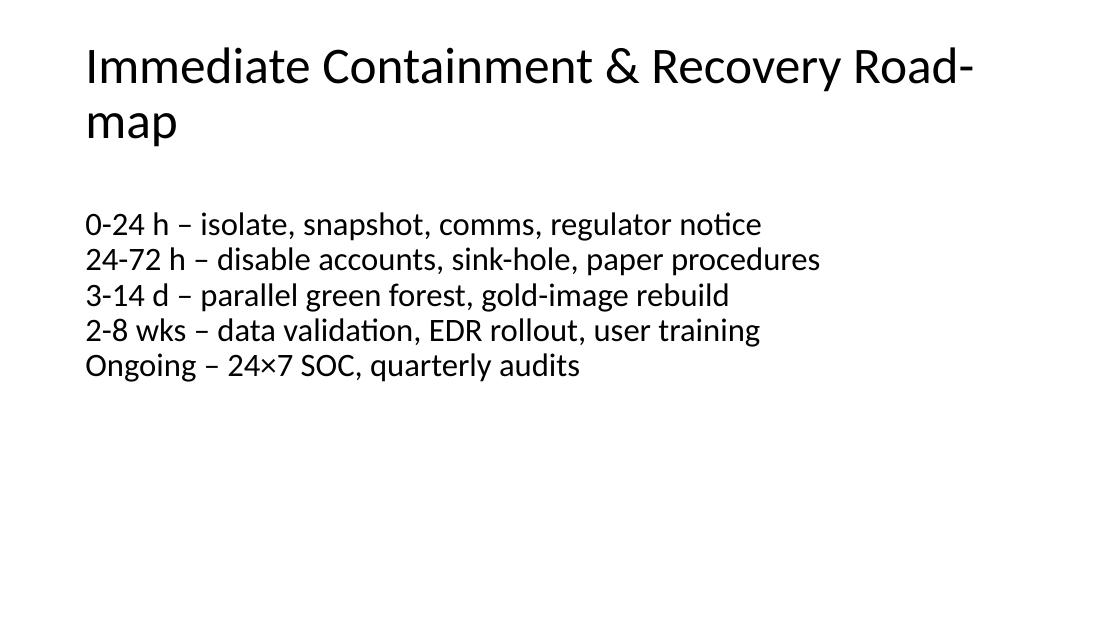
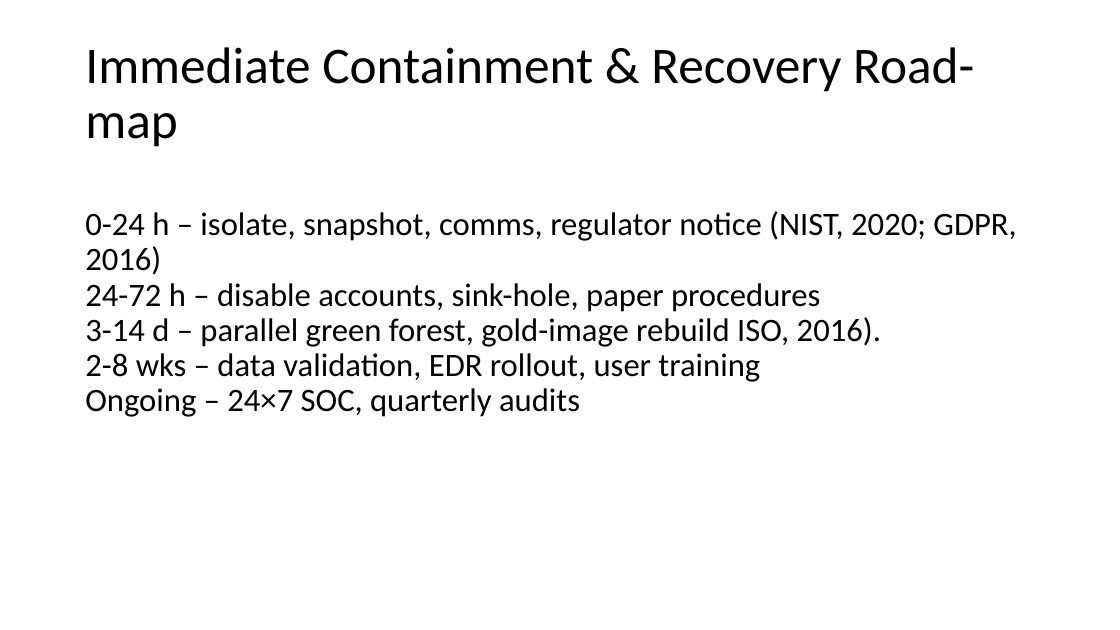
Before and after one commit to lebohangrantsane5-wq/coffee-ordering-prototype, a slide deck: slide 5 of Presentation1 ransomeware crisis.pptx. Drawn at 1120x630 pixels with LibreOffice and Linux fonts; fonts in the diff are those of the drawing. Boxes give left, top, right and bottom in pixels: in the first picture for what was removed or moved away, otherwise in the second. Text is boxed around its words. In the diff, an @@ line names an element or a change of style, - is before the commit and + after.

```diff
--- a/Presentation1 ransomeware crisis.pptx
+++ b/Presentation1 ransomeware crisis.pptx
@@ text at <box>85,211,1016,417</box>: text changed @@
-0-24 h – isolate, snapshot, comms, regulator notice
-24-72 h – disable accounts, sink-hole, paper procedures
-3-14 d – parallel green forest, gold-image rebuild
-2-8 wks – data validation, EDR rollout, user training
-Ongoing – 24×7 SOC, quarterly audits
+0-24 h – isolate, snapshot, comms, regulator notice (NIST, 2020; GDPR, 2016)
+24-72 h – disable accounts, sink-hole, paper procedures
+3-14 d – parallel green forest, gold-image rebuild ISO, 2016).
+2-8 wks – data validation, EDR rollout, user training
+Ongoing – 24×7 SOC, quarterly audits
```
Also in this commit, not shown: 4 other slides changed, 1 slide added.
